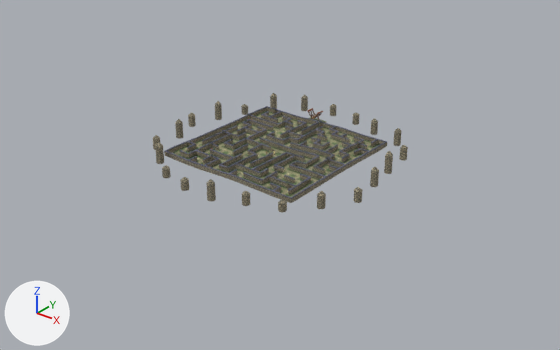
What one commit did to the Blender file Blender/Bellwake/MercySlip.blend.
Before and after are seen from a camera (50 mm lens) standing at (342.0, -424.0, 243.0) and looking at (8.0, -6.0, -16.0). Lighting does not change. The marker at lower left points along +X, +Y and +Z. The older version comes first.

Objects in the first picture: 'Continuous roadbed', 'Ward boundary course', 'Ward boundary course.001', 'Ward boundary course.002' and 22 more.
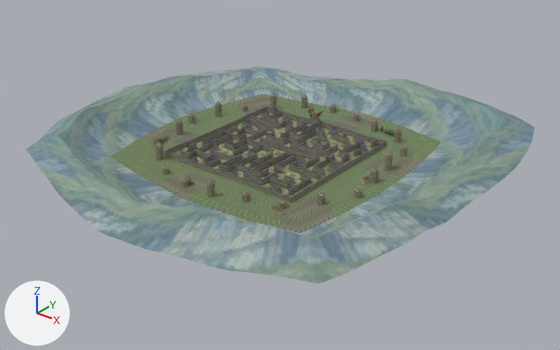
Pixel boxes (x1, y1, x2, y2) of what changed, in the pictures (560 x 350 px):
```json
{"object": "Valley floor, shoulders and far crest", "change": "added", "after": [25, 67, 535, 284]}
```

The change, as JSON lines over the scene's bpy script:
```json
{"op": "add", "block": "img_countrybeyond_png", "code": ["img_countrybeyond_png = load_image('CountryBeyond.png', '_unpacked/CountryBeyond.png', 512, 256, 'sRGB')"]}
{"op": "add", "block": "mat_countrybeyond", "code": ["mat_countrybeyond = principled_material('CountryBeyond')", "mat_countrybeyond.texture = img_countrybeyond_png", "mat_countrybeyond.roughness = 0.95"]}
{"op": "add", "block": "me_valley_floor__shoulders_and_far_crest_001", "code": ["me_valley_floor__shoulders_and_far_crest_001 = bpy.data.meshes.new('Valley floor, shoulders and far crest.001')", "me_valley_floor__shoulders_and_far_crest_001.from_pydata(...)  # 1540 vertices, 1090 faces; spans x -179.0..163.0, y -175.0..170.0, z 0.0..29.0", "me_valley_floor__shoulders_and_far_crest_001.materials.append(mat_countrybeyond)  # picture img_countrybeyond_png"]}
{"op": "add", "block": "ob_valley_floor__shoulders_and_far_crest", "code": ["ob_valley_floor__shoulders_and_far_crest = bpy.data.objects.new('Valley floor, shoulders and far crest', me_valley_floor__shoulders_and_far_crest_001)", "ob_valley_floor__shoulders_and_far_crest.location = (0.0, 0.0, 0.0)"]}
```
